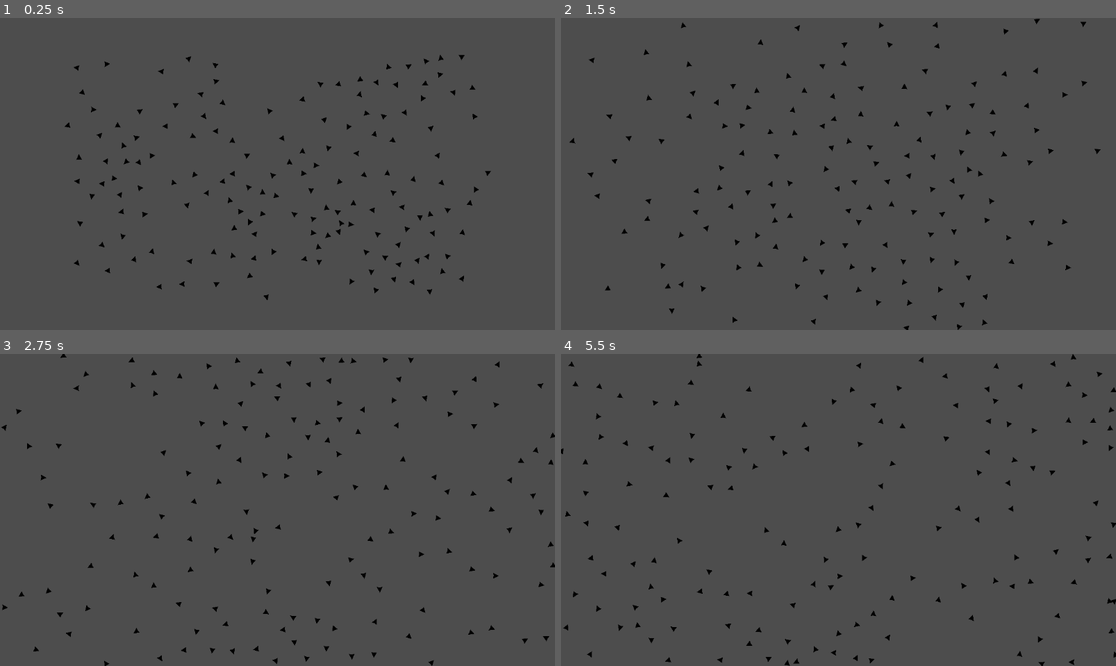
Above: before the commit, frames 1-4 (two rows, left to right).
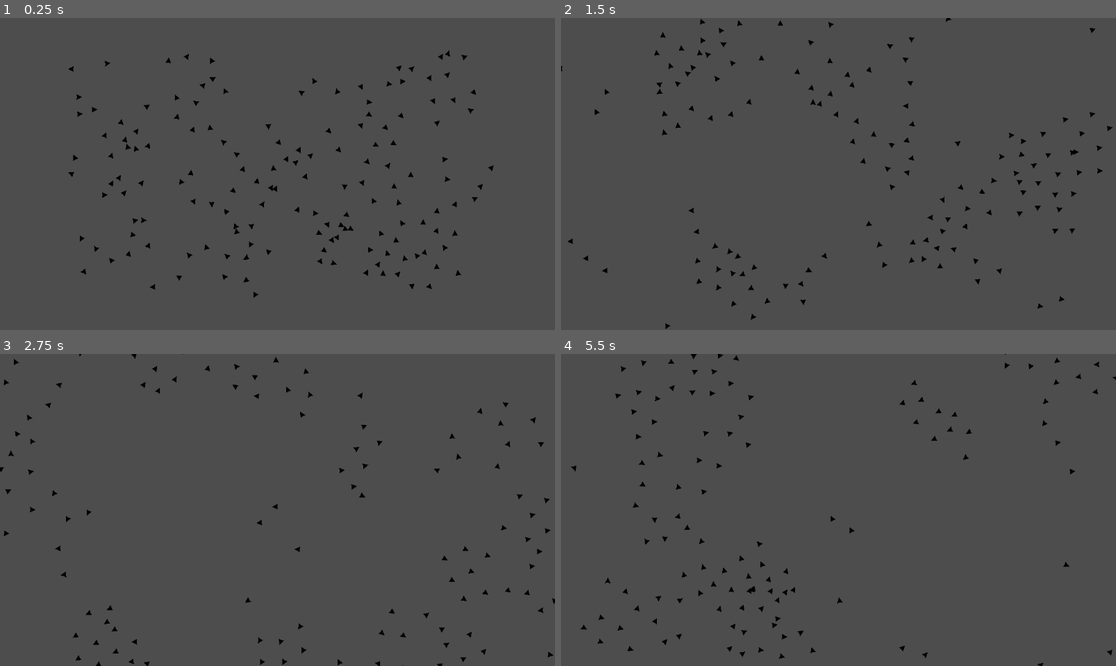
Above: after the commit, the same moments.

Repository: ZieMcd/boids-demo
Game: Godot game, scene res://boids_level.tscn
Same seed, same stepped clock (60 frames per second), same inputs: the game is played once before the commit and once after it.
Inputs:
- Up to frame 1 (0.25 s): no input
- Up to frame 2 (1.5 s): no input
- Up to frame 3 (2.75 s): no input
- Up to frame 4 (5.5 s): no input

The runs differ from the first frame. In frame 1, 2.8% of the frame differs, in the area x 11-89%, y 10-91%; in frame 2, 2.8%; in frame 3, 2.4%; in frame 4, 2.5%.

Commit message:
made aligne started center

Diff:
--- a/boid.gd
+++ b/boid.gd
@@ -16,27 +16,44 @@
 	vision.area_exited.connect(_leave)
 
 func _process(delta: float) -> void:
-	dir = Avoid2()
+	dir = Avoid().normalized()
+	dir = Aligne().normalized()
+	# dir = Center().normalized()
 	rotation =  dir.angle_to_point(Vector2.ZERO)
 	position += dir * speed * delta
 
 
-# func Aligne():
-# 	var sum_dir = Vector2.ZERO
-# 	var num_boids = near_by_boids.size()
-# 	prints("num: ",num_boids)
-# 	if num_boids < 1:
-# 		return Vector2.ZERO
+func Center():
+	var avg_pos = Vector2.ZERO
+	var num_boids = near_by_boids.size()
 
-# 	for boid_id in near_by_boids:
-# 		prints(near_by_boids[boid_id].dir)
-# 		sum_dir += near_by_boids[boid_id].dir
-#
-# 	var avg_dir = sum_dir/num_boids
-# 	prints("avg dir: ", avg_dir, "my dir: ", dir.normalized())
-# 	return avg_dir.normalized()
+	if num_boids < 1:
+		return dir
 
-func Avoid2():
+	for boid_id in near_by_boids:
+		avg_pos += near_by_boids[boid_id].position
+
+	return dir + (avg_pos - position)
+
+
+func Aligne():
+	var sum_dir = dir
+	var num_boids = near_by_boids.size()
+
+	if num_boids < 1:
+		return dir
+
+	for boid_id in near_by_boids:
+		sum_dir += near_by_boids[boid_id].dir
+
+	var avg_dir = sum_dir/num_boids
+
+	if(debug):
+		prints("avg dir: ", avg_dir, "my dir: ", dir)
+
+	return dir + avg_dir
+
+func Avoid():
 	if (near_by_boids.size() == 0):
 		return dir
 
@@ -56,45 +73,7 @@
 			prints("force_strength: ", force_strength)
 
 
-		return dir.normalized() + new_dir*force_strength
-
-
- # from https://www.youtube.com/watch?v=oFnIlNW_p10&list=WL&index=2&t=966s
-func Avoid(cur_dir: Vector2):
-	var relative_pos_sum = Vector2.ZERO
-
-	for body_id in near_by_boids:
-		var body = near_by_boids[body_id]
-		relative_pos_sum += position - body.position
-
-	if relative_pos_sum != Vector2.ZERO:
-		return relative_pos_sum/Vector2(pow(relative_pos_sum.x, 2), pow(relative_pos_sum.y, 2))
-
-	return cur_dir
-
-
-
-@export var speed_old = 100
-@export var rotational = 0.01
-@export var turn_force = 35
-func MyMethodForAviodance(delta: float):
-
-	for body_id in near_by_boids:
-		var body = near_by_boids[body_id]
-		var other_local_pos = to_local(body.position)
-		var distance = sqrt(abs(other_local_pos.x)) + sqrt(abs(other_local_pos.y))
-
-		var f = (turn_force - distance) * rotational
-
-		if f < 0:
-			f = 0
-
-		if other_local_pos.x < 0:
-			rotation = (rotation + f)
-		else:
-			rotation = (rotation - f)
-
-	position -= Vector2(speed_old, 0).rotated(rotation) * delta
+		return dir + new_dir*force_strength
 
 
 func _enter(body: Node2D):
--- a/boid.tscn
+++ b/boid.tscn
@@ -9,6 +9,7 @@
 
 [node name="boid" type="Node2D"]
 script = ExtResource("1_kuxu5")
+speed = 600
 dir = Vector2(0.5, 0.1)
 
 [node name="Vision" type="Area2D" parent="."]
--- a/boid_tester.tscn
+++ b/boid_tester.tscn
@@ -5,7 +5,7 @@
 [node name="Node2D" type="Node2D"]
 
 [node name="boid" parent="." instance=ExtResource("1_j6tdb")]
-position = Vector2(28, -93)
+position = Vector2(-9, -103)
 rotation = 3.14159
 debug = true
 dir = Vector2(1, 0)
--- a/boids_level.gd
+++ b/boids_level.gd
@@ -2,10 +2,10 @@
 
 @onready var camera = $Camera2D  # Adjust the path to your camera
 @onready var view_port = get_viewport_rect()
-@onready var left = -2877
-@onready var right = 2877
-@onready var top = -1600
-@onready var bottom = 1600
+@onready var left = -3000
+@onready var right = 3000
+@onready var top = -2000
+@onready var bottom = 2000
 @onready var boids = []
 @export var num_instances = 150
 var boid_asset = preload("res://boid.tscn")
